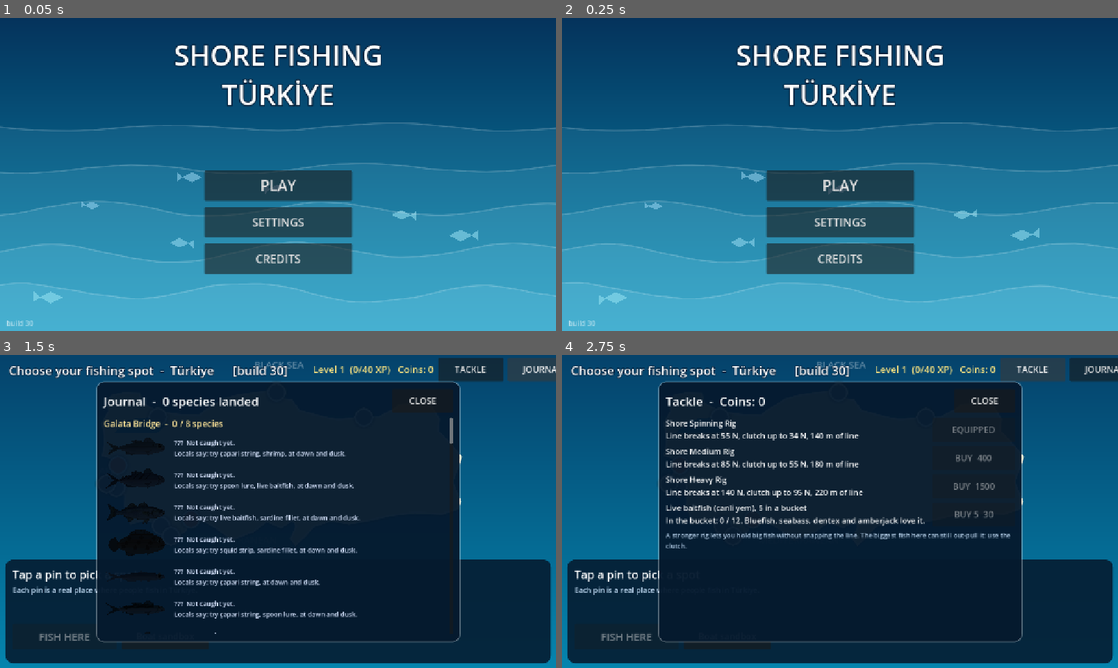
Above: before the commit, frames 1-4 (two rows, left to right).
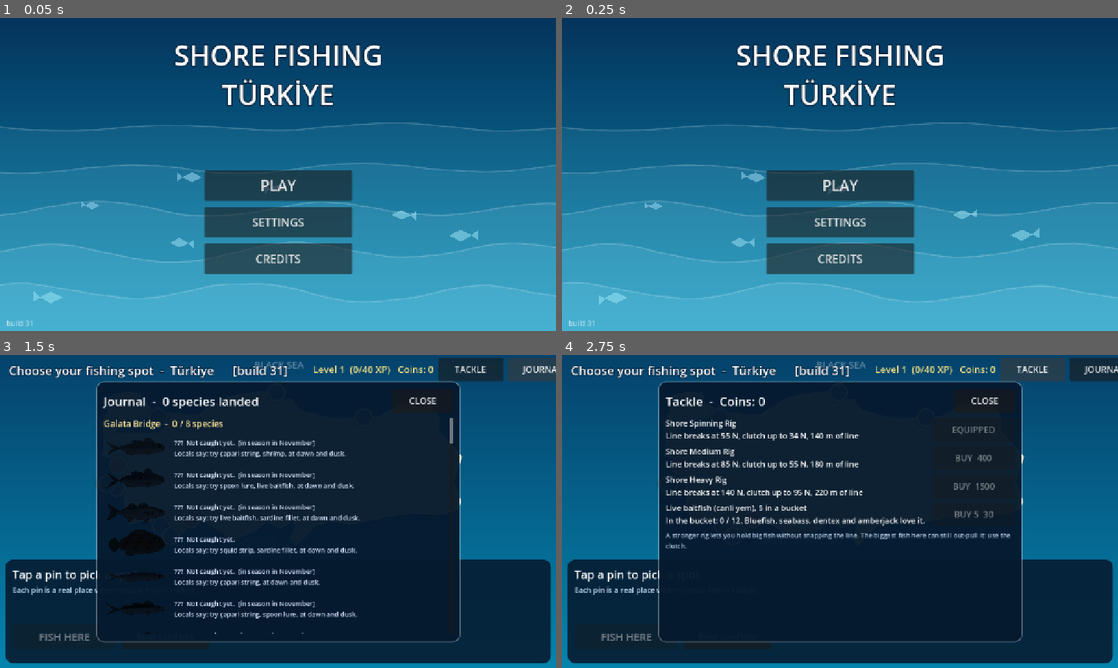
Above: after the commit, the same moments.

Repository: nextlevelcorp/godot_fishing_rpg
Game: Godot game, scene res://title_screen.tscn
Two runs of this game, one before a commit and one after it. Both use one fixed random seed, a clock stepped at 60 frames per second and the inputs below.
Inputs:
- Up to frame 1 (0.05 s): no input
- Up to frame 2 (0.25 s): no input
- Up to frame 3 (1.5 s): click "PLAY" at 0.5 s; click "JOURNAL" at 1.25 s
- Up to frame 4 (2.75 s): click "TACKLE" at 2 s

The runs differ from the first frame. In frame 1, less than 0.1% of the frame differs, in the area x 5-6%, y 96-99%; in frame 2, less than 0.1%; in frame 3, 0.8%, in the area x 42-57%, y 3-90%; in frame 4, less than 0.1%.

Commit message:
feat: real-month seasons for Turkish species (build 31)
Bite weights follow the common Turkish angling calendar by the device's
month: autumn bluefish and bonito runs, winter anchovy and squid, summer
red mullet and octopus. Month shown by the clock; the journal marks each
species in or out of season.

Design: GAME_DESIGN.md Seasons

Co-Authored-By: Claude Opus 5.5 <noreply@anthropic.com>
Claude-Session: https://claude.ai/code/session_01HLtjWBZvxzhjVtsJywwULp

Diff:
--- a/game_session.gd
+++ b/game_session.gd
@@ -11,7 +11,7 @@
 
 ## Shown on screen so a player can tell a fresh deploy from a page the browser cached.
 ## Bump it with every build that changes behaviour.
-const BUILD := "build 30"
+const BUILD := "build 31"
 const SAVE_PATH := "user://save.cfg"
 const SAVE_VERSION := 1
 const START_RIG := "shore_spinning_rig"
--- /dev/null
+++ b/season.gd
@@ -0,0 +1,66 @@
+## When each species is around Turkish shores through the year. The game uses the real month on the
+## player's device, so autumn brings the bluefish and bonito runs and winter the anchovy.
+##
+## Peak and low months follow the common Turkish angling calendar (lüfer and palamut runs in autumn
+## through the Bosphorus, hamsi in the Black Sea winter, barbunya in late summer); the factors
+## (PEAK, LOW) are game-design fill.
+class_name Season
+extends RefCounted
+
+const PEAK := 1.7
+const LOW := 0.35
+const MONTHS: Array[String] = ["January", "February", "March", "April", "May", "June", "July",
+	"August", "September", "October", "November", "December"]
+
+## species -> {peak: months 1..12, low: months}
+const CAL := {
+	"bluefish": {"peak": [9, 10, 11, 12], "low": [4, 5, 6]},
+	"atlantic_bonito": {"peak": [8, 9, 10, 11], "low": [1, 2, 3, 4, 5]},
+	"european_anchovy": {"peak": [11, 12, 1, 2], "low": [5, 6, 7, 8]},
+	"atlantic_mackerel": {"peak": [10, 11, 12, 1], "low": [6, 7, 8]},
+	"mediterranean_horse_mackerel": {"peak": [9, 10, 11], "low": []},
+	"garfish": {"peak": [3, 4, 5, 10, 11], "low": [7, 8]},
+	"red_mullet": {"peak": [7, 8, 9, 10], "low": [1, 2, 3]},
+	"european_seabass": {"peak": [10, 11, 12, 1, 2], "low": [6, 7]},
+	"gilthead_seabream": {"peak": [9, 10, 11], "low": [1, 2]},
+	"common_dentex": {"peak": [5, 6, 7, 8, 9], "low": [12, 1, 2]},
+	"greater_amberjack": {"peak": [7, 8, 9, 10], "low": [1, 2, 3, 4]},
+	"leerfish": {"peak": [6, 7, 8, 9], "low": [12, 1, 2, 3]},
+	"flathead_grey_mullet": {"peak": [3, 4, 5, 9, 10], "low": [1, 2]},
+	"european_squid": {"peak": [11, 12, 1, 2, 3], "low": [6, 7, 8]},
+	"common_cuttlefish": {"peak": [3, 4, 5], "low": [8, 9]},
+	"common_octopus": {"peak": [5, 6, 7, 8, 9], "low": [1, 2]},
+	"whiting": {"peak": [11, 12, 1, 2, 3], "low": [7, 8]},
+	"turbot": {"peak": [3, 4, 5], "low": [7, 8, 9]},
+	"blue_crab": {"peak": [6, 7, 8, 9], "low": [12, 1, 2, 3]},
+}
+
+
+## Month 1..12 from the device clock.
+static func month() -> int:
+	return int(Time.get_date_dict_from_system()["month"])
+
+
+static func month_name(m: int = 0) -> String:
+	return MONTHS[clampi((m if m > 0 else month()) - 1, 0, 11)]
+
+
+## Multiplier on how often this species bites this month.
+static func factor(species: String, m: int = 0) -> float:
+	var mm := m if m > 0 else month()
+	var c: Dictionary = CAL.get(species, {})
+	if (c.get("peak", []) as Array).has(mm):
+		return PEAK
+	if (c.get("low", []) as Array).has(mm):
+		return LOW
+	return 1.0
+
+
+## "in season", "out of season" or "" for this month.
+static func label(species: String, m: int = 0) -> String:
+	var f := factor(species, m)
+	if f > 1.0:
+		return "in season"
+	if f < 1.0:
+		return "out of season"
+	return ""
--- a/shore_fishing.gd
+++ b/shore_fishing.gd
@@ -797,6 +797,7 @@
 	w *= exp(-miss / 2.5)
 	w *= BiomeDB.activity_factor(id, _world.time_of_day)
 	w *= Tackle.bite_factor(id, GameSession.bait_id, GameSession.hook_id)
+	w *= Season.factor(id)
 	return w
 
 
@@ -1630,7 +1631,7 @@
 	_fight_view.tint = _tint.color
 	_fight_view.daylight = _world.daylight
 	_water.set_daylight(_world.daylight)
-	_clock_label.text = "%s   |   %s" % [_world.clock_text(), _weather.label()]
+	_clock_label.text = "%s %s   |   %s" % [Season.month_name(), _world.clock_text(), _weather.label()]
 	var probe := _bobber_pos if (_state == State.WAIT or _state == State.BITE) else (_pred_landing if _state == State.CHARGE else _hand + _facing * 60.0)
 	var water := _water_depth(probe)
 	_depth_label.text = "Float %.1f m  |  Water %s  |  Clutch %.0f N  |  %s, hook %s" % [_bait_depth, ("%.1f m" % water) if water > 0.0 else "-",
--- a/turkey_map.gd
+++ b/turkey_map.gd
@@ -426,13 +426,15 @@
 			row.add_child(FishIcon.new(fid, known))
 			var info := _make_label(row, 15, Color(0.85, 0.9, 1.0))
 			var sp := BiomeDB.get_species(fid)
+			var season := Season.label(fid)
+			var season_txt := ("  [%s in %s]" % [season, Season.month_name()]) if season != "" else ""
 			var baits := ", ".join(Tackle.best_baits(fid))
 			if known:
 				var dr: Vector2 = sp["depth_m"]
-				info.text = "%s  (%s)\nBest %.2f kg, landed %d.  %.0f-%.0f m deep, feeds %s.\nBait: %s.  Hook %s." % [sp["name"], sp["scientific"],
+				info.text = "%s  (%s)%s\nBest %.2f kg, landed %d.  %.0f-%.0f m deep, feeds %s.\nBait: %s.  Hook %s." % [sp["name"], sp["scientific"], season_txt,
 					float(GameSession.best_kg[fid]), int(GameSession.counts[fid]), dr.x, dr.y, _feeds_text(fid), baits, Tackle.hook_range(fid)]
 			else:
-				info.text = "???  Not caught yet.\nLocals say: try %s, %s." % [baits if baits != "" else "different baits", _feeds_text(fid)]
+				info.text = "???  Not caught yet.%s\nLocals say: try %s, %s." % [season_txt, baits if baits != "" else "different baits", _feeds_text(fid)]
 	_overlay.visible = true
 
 
Not shown, changed: GAME_DESIGN.md
